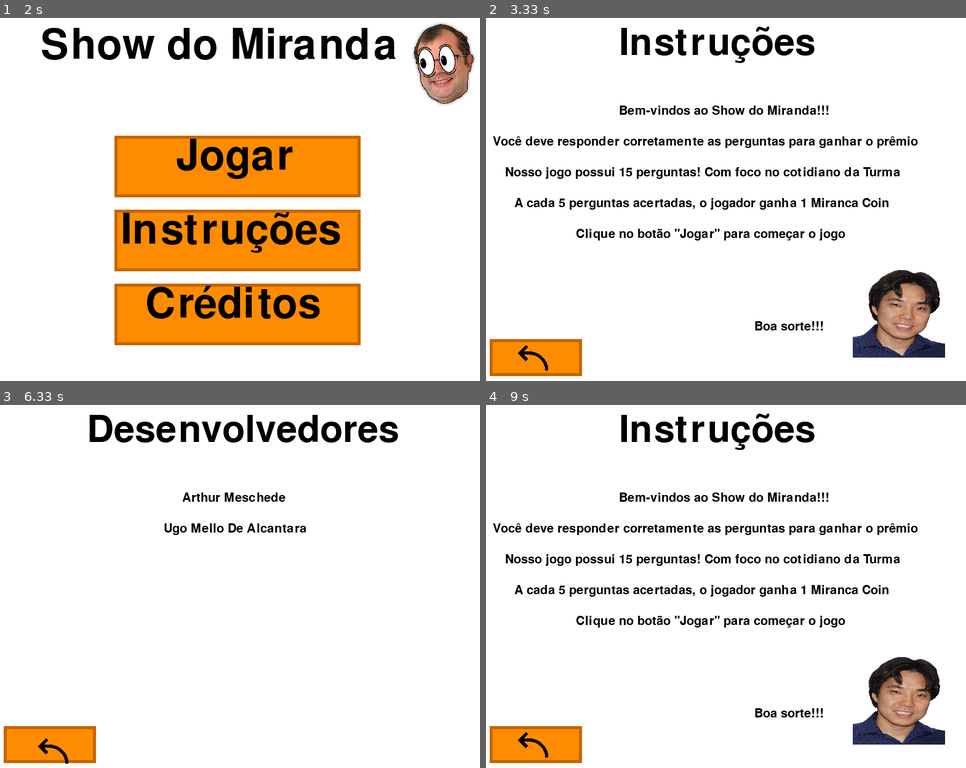
Above: before the commit, frames 1-4 (two rows, left to right).
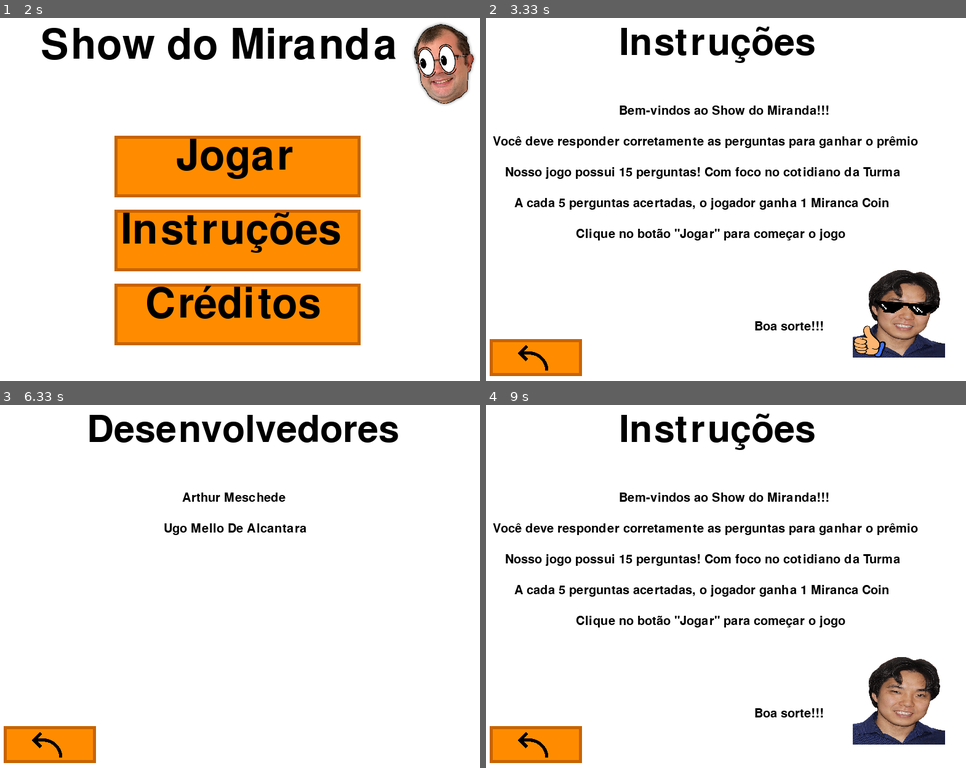
Above: after the commit, the same moments.

Repository: insper-classroom/devlife-23-1-projeto-pygame-ugo-e-arthur
Game: pygame game, started from jogo.py
The game is run twice, just before and just after one commit, with the same random seed, the same clock (stepped at 60 frames per second) and the same inputs.
Inputs (mouse positions are in pixels of both pictures, inside the frame that each line leads up to):
- Up to frame 1 (2 s): no input
- Up to frame 2 (3.33 s): click "Instruções" at 2.02 s
- Up to frame 3 (6.33 s): click (48, 746) at 4.82 s; click "Créditos" at 5.82 s
- Up to frame 4 (9 s): click (534, 746) at 6.45 s; click (745, 568) at 7.28 s; click (577, 561) at 7.62 s; click (534, 746) at 7.95 s; click (625, 611) at 8.85 s

Frame 1 is identical in both runs. In frame 2, 0.6% of the frame differs, in the area x 76-96%, y 69-94%; in frame 3, 0.1%; in frame 4, less than 0.1%.

Commit message:
Ugo Arthur 02/05 20:34

Diff:
--- a/funcoes.py
+++ b/funcoes.py
@@ -1,28 +1,29 @@
 import pygame, Main_Menu,pygame.mixer
 
 # desenha a tela de instrucoes
+
 def tela_instrucoes(tela):
-# -----------cores--------------------------------------
-    branco = (255, 255, 255)
-    preto = (0, 0, 0)
-    laranja = (230, 115, 0)
-    laranja_escuro = (200, 100, 0)
-    laranja_claro = (255, 140, 0)
-# -----------cores--------------------------------------
-# -----------fonte--------------------------------------
+    # -----------cores--------------------------------------
+    branco = (255, 255, 255)
+    preto = (0, 0, 0)
+    laranja = (230, 115, 0)
+    laranja_escuro = (200, 100, 0)
+    laranja_claro = (255, 140, 0)
+    # -----------cores--------------------------------------
+    # -----------fonte--------------------------------------
     fonte_titulo = pygame.font.Font('Chendolle.otf', 90)
     fonte_texto = pygame.font.Font('Chendolle.otf', 30)
-# -----------fonte--------------------------------------
-# -----------imagem--------------------------------------
+    # -----------fonte--------------------------------------
+    # -----------imagem--------------------------------------
     seta = pygame.image.load('seta-esquerda.png')
     seta = pygame.transform.scale(seta, (50, 50))
     toshi = pygame.image.load('Andrew-Kurauchi-2 (1).png')
     toshi = pygame.transform.scale(toshi, (150, 150))
-    toshi_descolado = pygame.image.load('seta-esquerda.png')
+    toshi_descolado = pygame.image.load('toshi_cool.png')
     toshi_descolado = pygame.transform.scale(toshi_descolado, (150, 150))
     intervalos_animacao_toshi = 1000
     imagem_atual = 1  # variavel para controlar qual imagem sera exibida na animacao
-# -----------imagem--------------------------------------
+    # -----------imagem--------------------------------------
 
     # Define o retângulo do botão de voltar
     voltar = pygame.Rect(20, 530, 150, 60)
@@ -43,13 +44,6 @@
                 mouse_pos = event.pos
                 if voltar.collidepoint(mouse_pos):
                     return  # Encerra a função e volta para a tela inicial
-        # Desenha a tela de instruções
-            if imagem_atual == 1:
-                tela.blit(toshi, (610, 410))
-                imagem_atual = 2
-            else:
-                tela.blit(toshi_descolado, (610, 410))
-                imagem_atual = 1
 
         tela.fill(branco)
         titulo = fonte_titulo.render('Instruções', True, preto)
@@ -67,17 +61,27 @@
         tela.blit(texto5, (160, 350))
         tela.blit(texto6, (450, 500))
         tela.blit(toshi, (610, 410))
-        # interface Retangulo
-        pygame.draw.rect(tela, laranja, voltar)
-        pygame.draw.rect(tela, laranja_escuro, voltar, 5)
-        pygame.draw.rect(tela, laranja_claro, voltar.inflate(-10, -10))
-        tela.blit(seta, (65, 535))
-
+
+        # Desenha a animação do personagem Toshi
+        if imagem_atual == 1:
+            tela.blit(toshi, (610, 410))
+            imagem_atual = 2
+        else:
+            tela.blit(toshi_descolado, (610, 410))
+            imagem_atual = 1
+
+        # Interface Retângulo
+        pygame.draw.rect(tela, laranja, voltar)
+        pygame.draw.rect(tela, laranja_escuro, voltar, 5)
+        pygame.draw.rect(tela, laranja_claro, voltar.inflate(-10, -10))
+        tela.blit(seta, (65, 535))
 
         # Atualiza a tela
         pygame.display.update()
 
         pygame.time.wait(intervalos_animacao_toshi)
+
+
 
 # desenha a tela de creditos
 def tela_creditos(tela):
@@ -125,7 +129,7 @@
         pygame.draw.rect(tela, laranja, voltar)
         pygame.draw.rect(tela, laranja_escuro, voltar, 5)
         pygame.draw.rect(tela, laranja_claro, voltar.inflate(-10, -10))
-        tela.blit(seta, (75, 545))
+        tela.blit(seta, (65, 535))
 
 
         # Atualiza a tela
Binary file added: Miranda chorando.png
Binary file added: Miranda_padrao.png
Binary file added: print.jpg
Binary file added: print2.jpg
Binary file added: print3.jpg
Not shown, changed: JOGO ARTHUR E UGO.md
